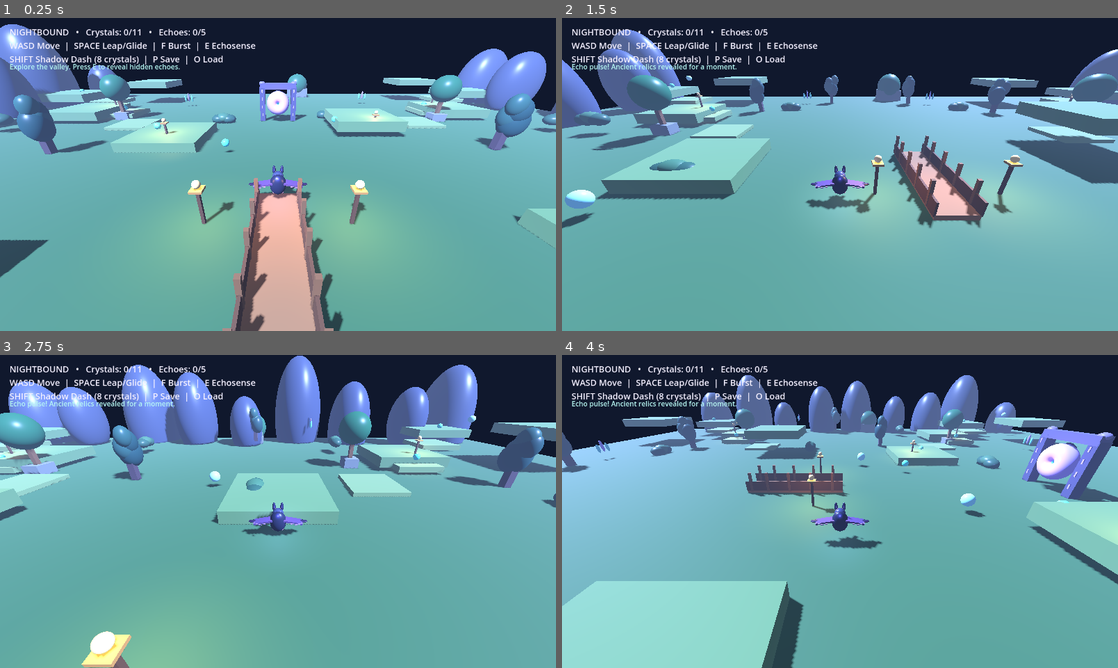
Above: before the commit, frames 1-4 (two rows, left to right).
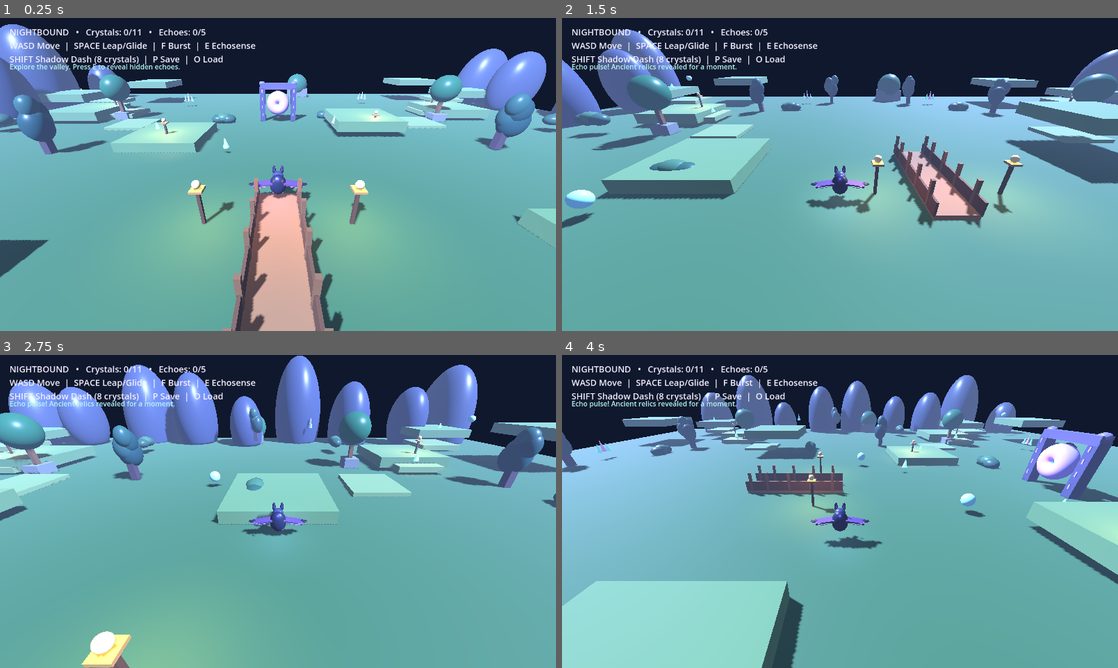
Above: after the commit, the same moments.

Repository: Dynamon91/nightbound
Game: Godot game, scene res://scenes/main.tscn
Same seed, same stepped clock (60 frames per second), same inputs: the game is played once before the commit and once after it.
Inputs:
- Up to frame 1 (0.25 s): no input
- Up to frame 2 (1.5 s): tap E (echosense) at 0.5, 1.35 s; hold D (move_right) 0.53-1.28 s; hold F (burst) 0.53-1.28 s; tap Space (jump) at 0.77 s; hold S (move_back) from 1.28 s (still down)
- Up to frame 3 (2.75 s): tap Space (jump) at 1.52 s; release S (move_back) at 2.03 s; hold D (move_right) from 2.03 s (still down); hold Shift (shadow_dash) from 2.03 s (still down)
- Up to frame 4 (4 s): release D (move_right) at 2.78 s; release Shift (shadow_dash) at 2.78 s; hold W (move_forward) 2.78-3.53 s; tap F (burst) at 2.85 s; tap Space (jump) at 3.02, 3.77 s; hold A (move_left) from 3.53 s (still down); tap E (echosense) at 3.6 s

The runs differ from the first frame. In frame 1, 0.1% of the frame differs, in the area x 14-77%, y 22-44%; in frame 2, less than 0.1%; in frame 3, less than 0.1%; in frame 4, 0.2%, in the area x 6-92%, y 18-48%.

Commit message:
art: replace generic crystal spheres with faceted glowing shards

Diff:
--- a/scripts/main.gd
+++ b/scripts/main.gd
@@ -75,6 +75,26 @@
 	item.mesh = mesh
 	item.position = pos
 	item.material_override = material(color, 0.35)
+	parent.add_child(item)
+	return item
+
+func add_crystal_shard(parent: Node3D, pos: Vector3, height: float, color: Color, width := 0.32) -> MeshInstance3D:
+	# Low-sided tapered prism gives crystals a deliberate faceted silhouette.
+	var item := MeshInstance3D.new()
+	var mesh := CylinderMesh.new()
+	mesh.top_radius = width * 0.08
+	mesh.bottom_radius = width
+	mesh.height = height
+	mesh.radial_segments = 6
+	mesh.rings = 1
+	item.mesh = mesh
+	item.position = pos
+	var crystal_mat := material(color, 0.22)
+	crystal_mat.metallic = 0.12
+	crystal_mat.emission_enabled = true
+	crystal_mat.emission = color
+	crystal_mat.emission_energy_multiplier = 0.7
+	item.material_override = crystal_mat
 	parent.add_child(item)
 	return item
 
@@ -145,8 +165,8 @@
 	# Small crystal clusters around the valley edges create more layered fantasy landmarks.
 	for p in [Vector3(-18, 1.0, -30), Vector3(18, 1.0, -33), Vector3(-42, 3.0, 14), Vector3(42, 3.0, 15), Vector3(-12, 1.0, 38), Vector3(13, 1.0, 39)]:
 		for k in range(3):
-			var shard := add_sphere(self, p + Vector3((float(k) - 1.0) * 0.65, 0.55 + float(k % 2) * 0.25, 0), 0.32, Color("#6eeaf4") if k != 1 else Color("#a88aff"))
-			shard.scale = Vector3(0.55, 1.9 + float(k % 2) * 0.6, 0.55)
+			var shard := add_crystal_shard(self, p + Vector3((float(k) - 1.0) * 0.65, 0.55 + float(k % 2) * 0.25, 0), 1.15 + float(k % 2) * 0.35, Color("#6eeaf4") if k != 1 else Color("#a88aff"), 0.28)
+			shard.rotation.z = (float(k) - 1.0) * 0.12
 	# Low shrubs and layered canopy clusters soften the block-built landscape.
 	for p in [Vector3(-8, 0.1, -17), Vector3(8, 0.1, -20), Vector3(-18, 0.2, 8), Vector3(18, 0.2, 7), Vector3(-35, 1.2, -12), Vector3(35, 1.2, -12), Vector3(-35, 1.3, 18), Vector3(35, 1.3, 18), Vector3(-15, 0.2, 32), Vector3(15, 0.2, 32)]:
 		for part in range(3):
@@ -219,8 +239,12 @@
 			relic.queue_free()
 
 func make_crystal(pos: Vector3, id: String) -> void:
-	var c := add_sphere(self, pos, 0.38, Color("#67f2ee"))
+	var c := add_crystal_shard(self, pos, 0.95, Color("#67f2ee"), 0.34)
 	c.name = id
+	var base_mat := c.material_override as StandardMaterial3D
+	if base_mat:
+		base_mat.emission_energy_multiplier = 1.15
+	c.rotation.z = 0.08
 	crystal_objects[id] = {"node": c, "base": pos, "phase": randf() * TAU}
 
 func build_player() -> void:
